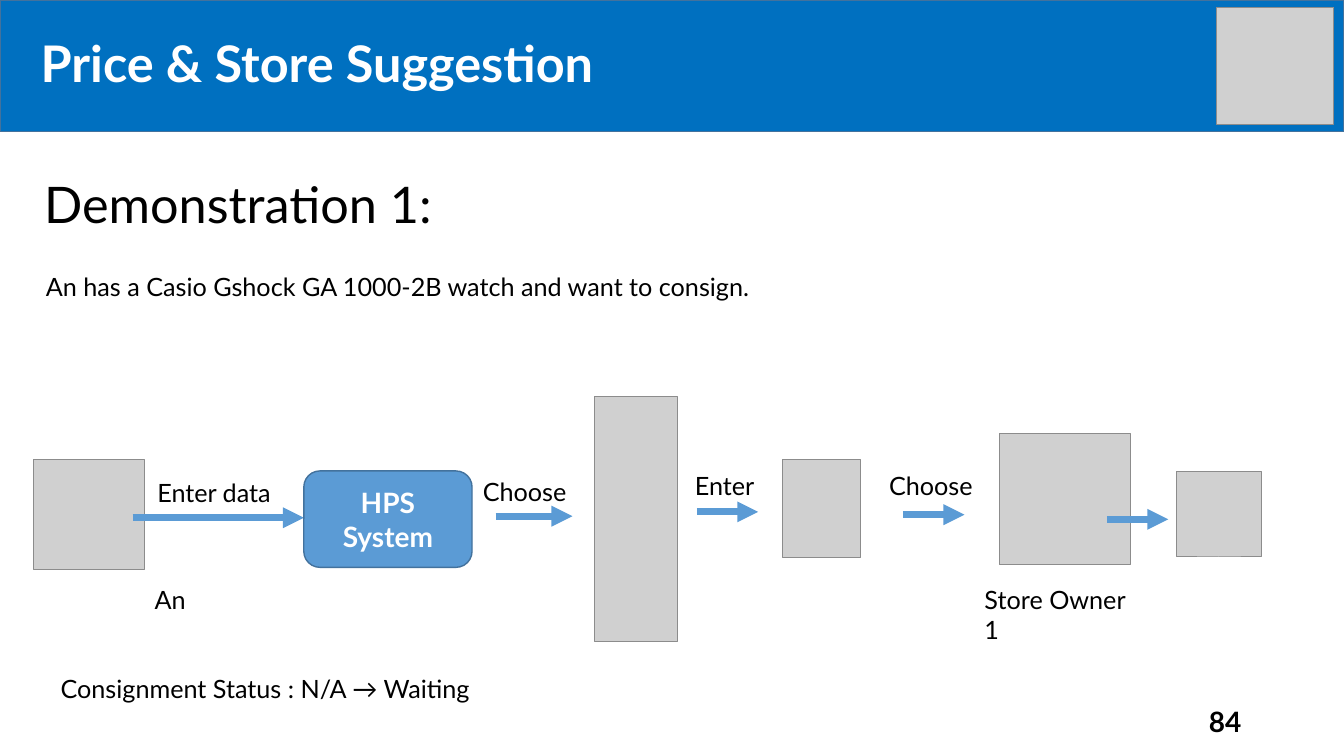
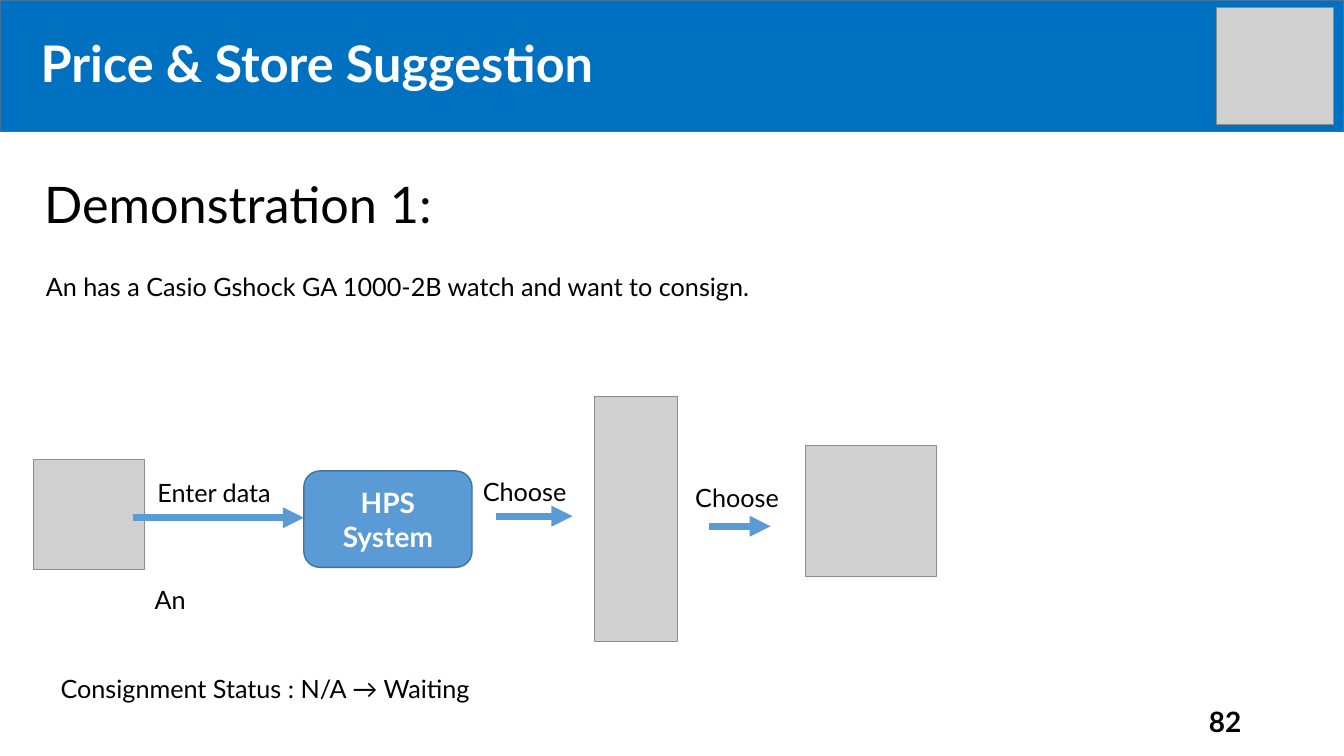
Before and after one commit to tiendan3108/CP, a slide deck: slide 82 of Source/Presentation/PreFinalPresentation.pptx (slide 84 before the commit). Drawn at 1344x756 pixels with LibreOffice and Linux fonts; fonts in the diff are those of the drawing; grey boxes stand for pictures. Boxes give left, top, right and bottom in pixels: in the first picture for what was removed or moved away, otherwise in the second. Text is boxed around its words. In the diff, an @@ line names an element or a change of style, - is before the commit and + after.

```diff
--- a/Source/Presentation/PreFinalPresentation.pptx
+++ b/Source/Presentation/PreFinalPresentation.pptx
@@ text removed at (x1=695, y1=477, x2=754, y2=496) @@
-Enter
@@ picture removed at (x1=783, y1=460, x2=861, y2=558) @@
@@ picture removed at (x1=1177, y1=472, x2=1261, y2=557) @@
@@ elbow arrow removed from (697, 512) to (758, 512) @@
@@ 1 picture, 1 text, 1 elbow arrow moved together from (x1=889, y1=434, x2=1130, y2=565) to (x1=695, y1=446, x2=937, y2=577) @@
@@ elbow arrow removed from (1107, 519) to (1169, 519) @@
@@ text removed at (x1=984, y1=590, x2=1125, y2=639) @@
-Store Owner 1
@@ page number at (x1=1209, y1=711, x2=1242, y2=733): text changed @@
-84
+82
```
Also in this commit, not shown: 18 other slides changed.
